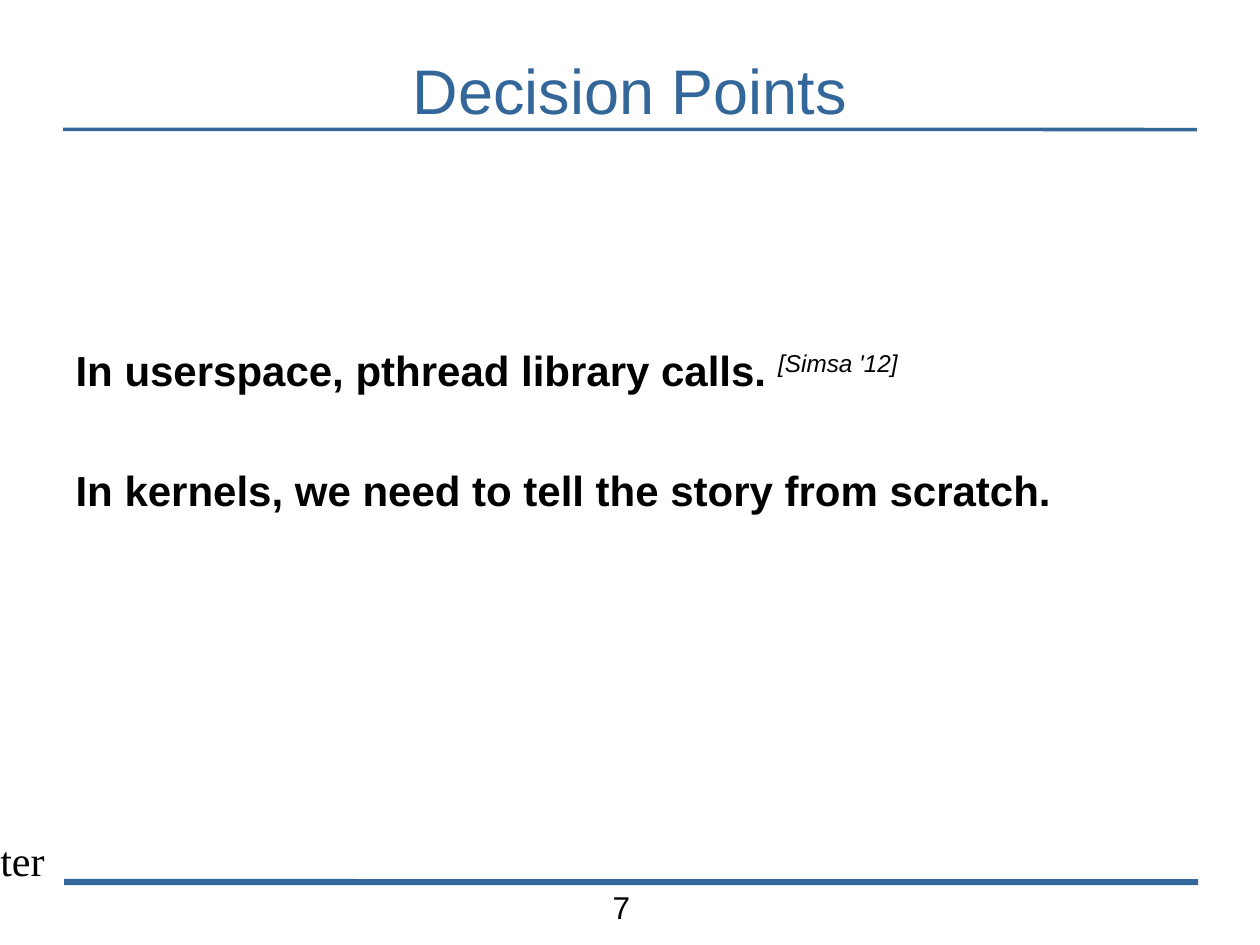
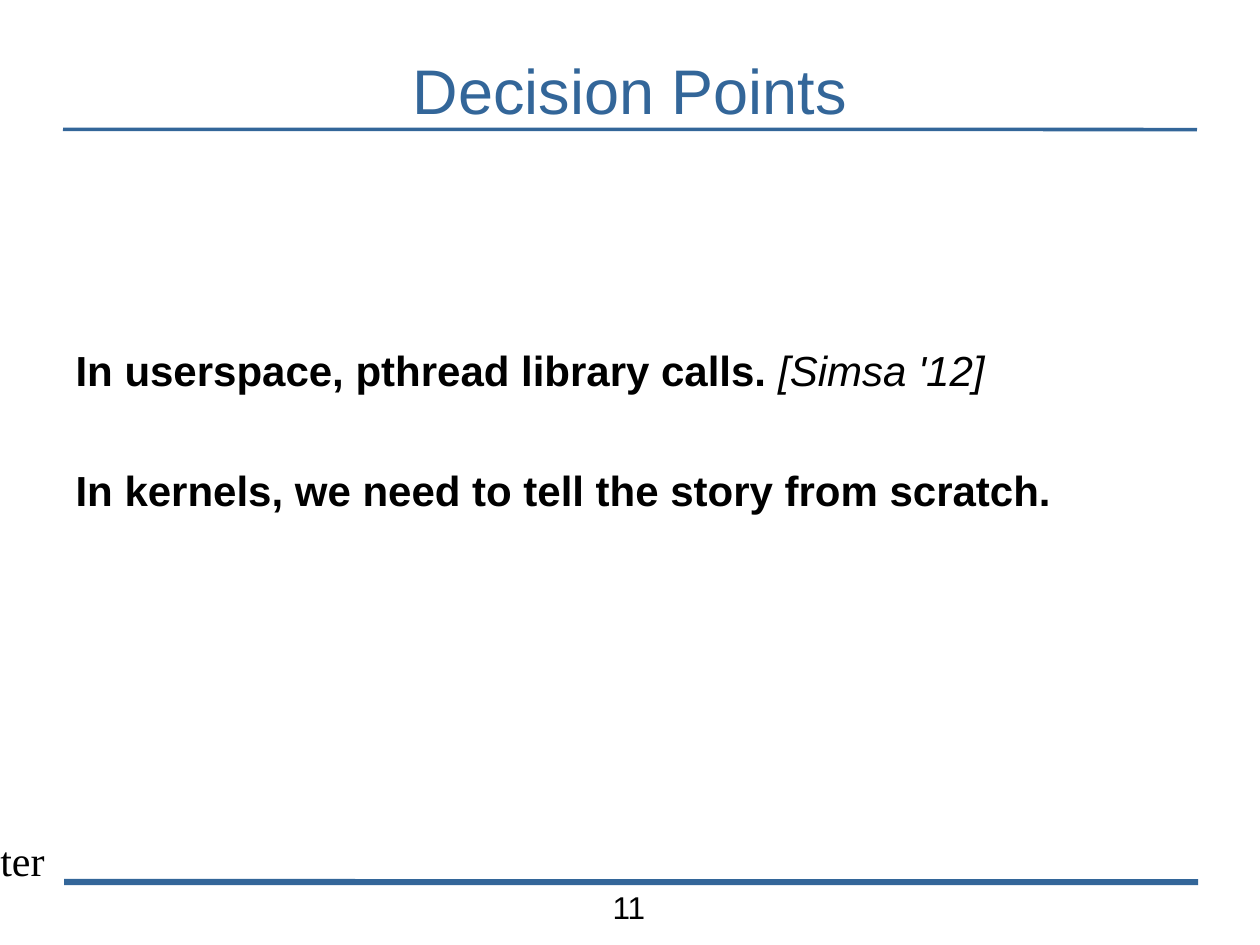
Before and after one commit to bblum/talks, a slide deck: slide 11 of pdl-retreat/pdl-talk.odp (slide 7 before the commit). Drawn at 1260x945 pixels with LibreOffice and Linux fonts; fonts in the diff are those of the drawing; background and template pictures are left out. Boxes give left, top, right and bottom in pixels: in the first picture for what was removed or moved away, otherwise in the second. Text is boxed around its words. In the diff, an @@ line names an element or a change of style, - is before the commit and + after.

```diff
--- a/pdl-retreat/pdl-talk.odp
+++ b/pdl-retreat/pdl-talk.odp
@@ text at box(76, 355, 984, 394): now on the baseline in "[Simsa '12]" @@
@@ page number at box(613, 897, 646, 919): text changed @@
-7
+11
```
Also in this commit, not shown: 4 other slides changed, 5 slides added, 1 slide removed, 6 other files.
